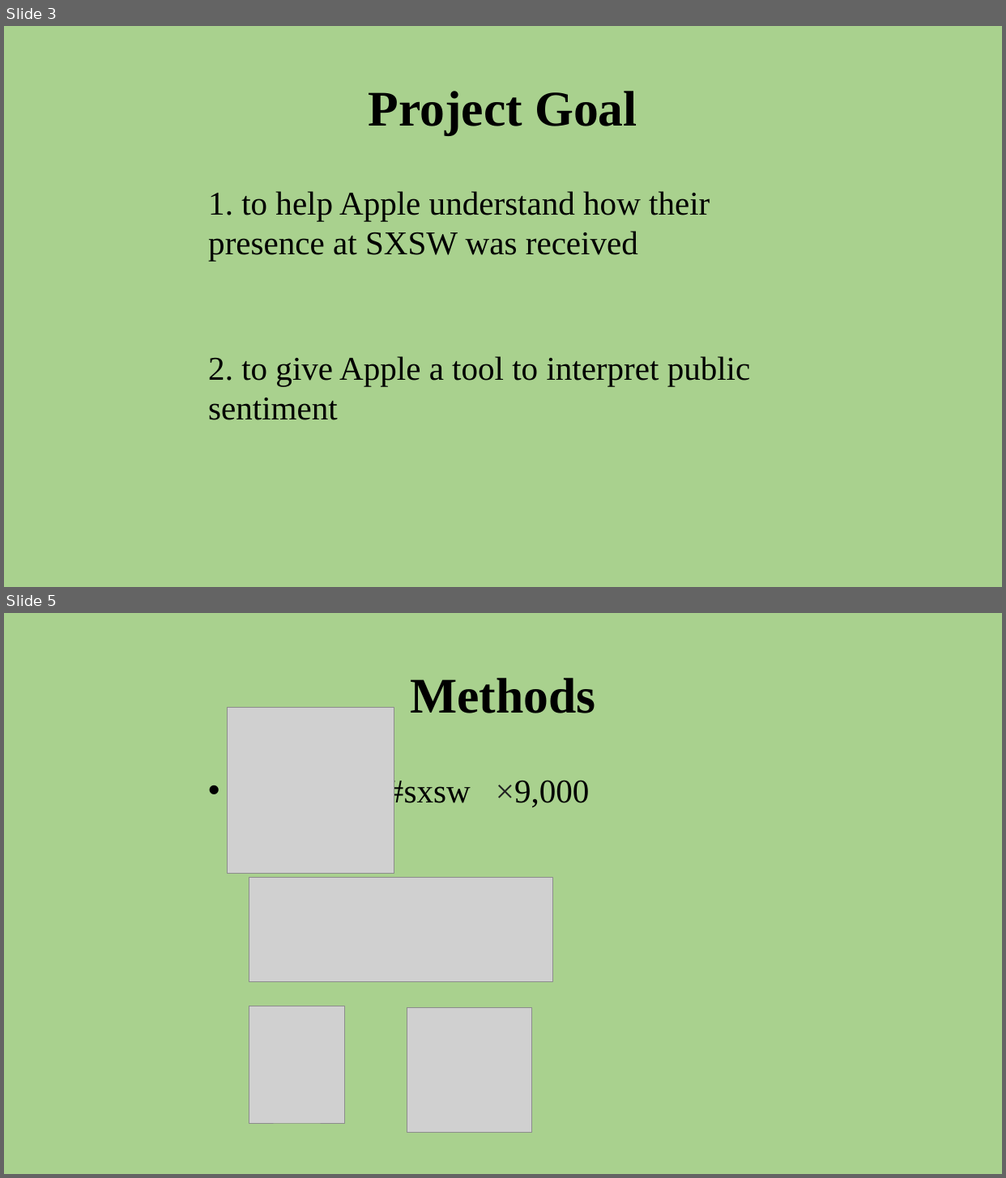
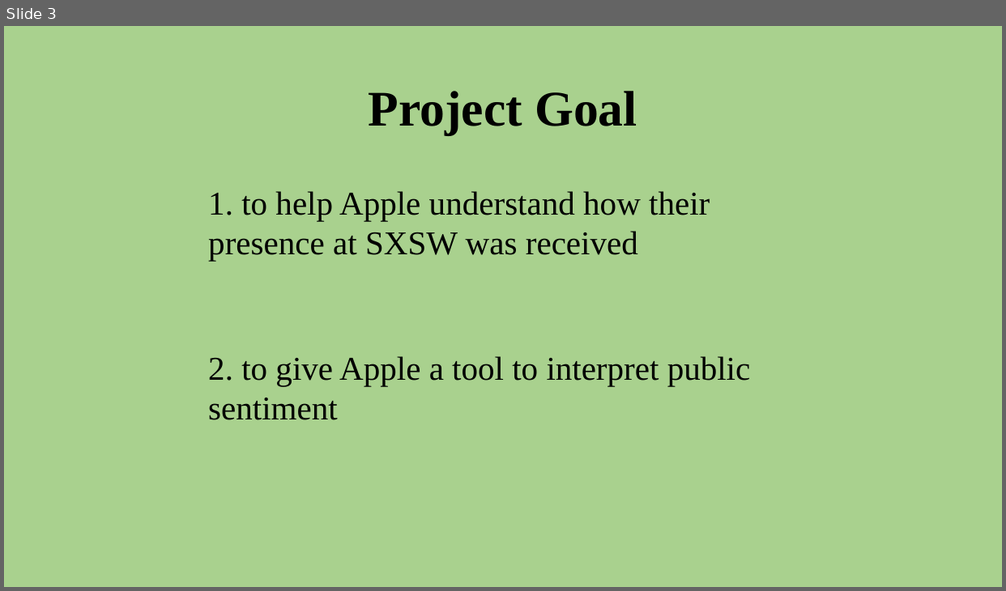
Before and after one commit to aarongalbraith/flatiron-phase4-project, a slide deck: presentation.pptx. Shown one above the other, each under a label of ours: slides 3 and 5 before the commit, slide 3 after it; the slides between them are not shown. The pictures are 1006x1178 and 1006x591 pixels, drawn with LibreOffice and Linux fonts; fonts in the diff are those of the drawing; grey boxes stand for pictures. Boxes give left, top, right and bottom in pixels: in the first picture for what was removed or moved away, otherwise in the second. Text is boxed around its words. In the diff, an @@ line names an element or a change of style, - is before the commit and + after.

```diff
--- a/presentation.pptx
+++ b/presentation.pptx
@@ slide 5 removed at (4,613,1002,1174), background #A9D18E @@
@@ title removed at (410,678,595,713) @@
-Methods
@@ picture removed at (228,707,394,874) @@
@@ text removed at (387,777,590,809) @@
-• #sxsw ×9,000
@@ picture removed at (249,878,553,982) @@
@@ picture removed at (249,1007,345,1123) @@
@@ picture removed at (407,1007,532,1132) @@
```
Also in this commit, not shown: 2 slides changed, 7 slides added, 2 other slides removed, 14 other files.
